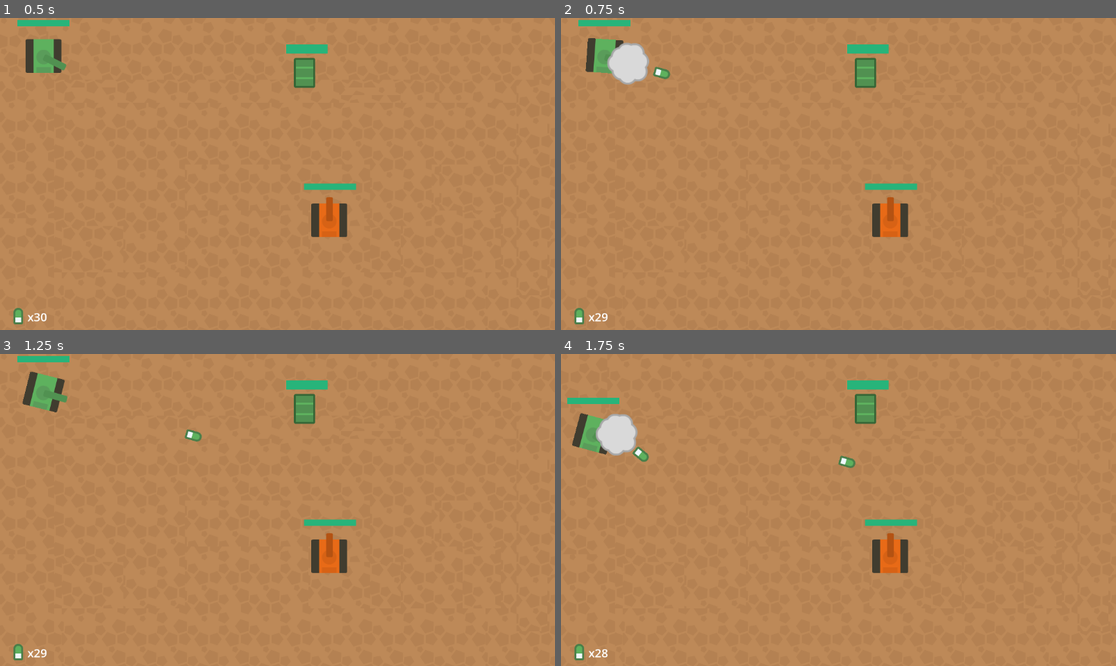
Above: before the commit, frames 1-4 (two rows, left to right).
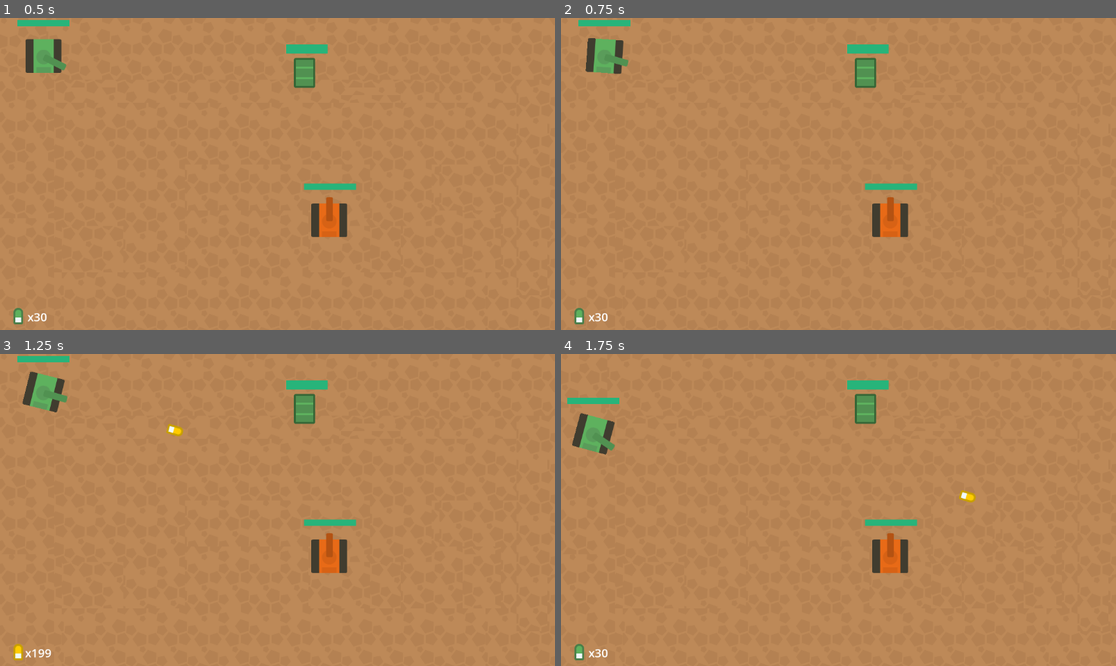
Above: after the commit, the same moments.

Repository: edumaxsantos/TankDownTank
Game: Godot game, scene res://game.tscn
The game is run twice, just before and just after one commit, with the same random seed, the same clock (stepped at 60 frames per second) and the same inputs.
Inputs (mouse positions are in pixels of both pictures, inside the frame that each line leads up to):
- Up to frame 1 (0.5 s): no input
- Up to frame 2 (0.75 s): tap Enter at 0.5 s; move the mouse to (960, 158) at 0.52 s; press the mouse at (960, 158) at 0.53 s; hold D (right) from 0.53 s (still down)
- Up to frame 3 (1.25 s): keep holding D (right); right-click (399, 494) at 0.8 s
- Up to frame 4 (1.75 s): move the mouse to (727, 525) at 1.27 s; release D (right) at 1.28 s; release the mouse at (727, 525) at 1.28 s; hold S (backward) from 1.28 s (still down); right-click (727, 525) at 1.35 s; click (727, 525) at 1.55 s

Frame 1 is identical in both runs. In frame 2, 0.9% of the frame differs, in the area x 6-20%, y 7-98%; in frame 3, 0.3%; in frame 4, 1.1%, in the area x 6-75%, y 19-98%.

Commit message:
Fix issue with selecting correct bullet and displaying sprite and ammo ammount

Diff:
--- a/cannon.gd
+++ b/cannon.gd
@@ -2,19 +2,35 @@
 class_name Cannon
 
 @export var speed: float = 200
+@export var health: Health
+
+@export_group("Ammo")
 @export var _ammo_manager: AmmoManager
-@export var health: Health
+@export var bullet_type: AmmoManager.Ammo
 
 @onready var _base: Sprite2D = %Base
 @onready var _barrel: Sprite2D = %Barrel
 @onready var _bullet_spawn_point: Node2D = %Barrel/BulletSpawnPoint
 @onready var _collision: CollisionShape2D = $CollisionShape2D
+@onready var _fire_timer: Timer = $FireTimer
+
+var _bullet: Bullet
+var _can_fire: bool
+
+func _ready() -> void:
+	_can_fire = false
+	_ammo_manager.add_ammo(AmmoManager.Ammo.Normal, 30)
+	_ammo_manager.add_ammo(AmmoManager.Ammo.Fast, 200)
+	_ammo_manager.selected_ammo = bullet_type
+	_bullet = _ammo_manager.get_bullet_instance()
+	_fire_timer.wait_time = _bullet.reload_rate
 
 func _physics_process(delta: float) -> void:
 	_handle_movement(delta)
 	_handle_rotation(delta)
 	_handle_mouse_rotation()
 	_handle_left_click()
+	_handle_right_click()
 
 func take_damage(damage: float) -> void:
 	health.take_damage(damage)
@@ -34,8 +50,6 @@
 	_base.rotate(rotation_val)
 	_collision.rotate(rotation_val)
 
-
-
 func _handle_movement(delta: float) -> void:
 	var direction = Vector2(sin(_base.rotation), -cos(_base.rotation))
 
@@ -52,14 +66,30 @@
 	_barrel.look_at(mouse_position)
 	_barrel.rotation += PI / 2
 
+func _handle_right_click() -> void:
+	if not Input.is_action_just_pressed("change_ammo"):
+		return
+
+	_ammo_manager.change_selected_ammo()
+
+	_bullet = _ammo_manager.get_bullet_instance()
+
+
 func _handle_left_click() -> void:
-	if not Input.is_action_just_pressed("shoot"):
+	if not Input.is_action_pressed("shoot"):
 		return
+
+	if not _can_fire: return
+
+	_can_fire = false
 
 	_handle_explosion()
 	_handle_bullet()
 
 func _handle_explosion() -> void:
+
+	if not _bullet.display_smoke: return
+
 	var explosion: AnimatedSprite2D = load("res://entities/bullet/explosion/explosion.tscn").instantiate()
 
 	explosion.global_position = _bullet_spawn_point.global_position
@@ -77,9 +107,13 @@
 	var mouse_position = get_viewport().get_mouse_position()
 	var direction = (mouse_position - _barrel.global_position).normalized()
 
+	var bullet = _bullet.duplicate()
 
-	var bullet: Bullet = load("res://entities/bullet/normal_bullet.tscn").instantiate()
 	bullet.direction = direction
 	bullet.spawn_position = _bullet_spawn_point.global_position
 	get_parent().add_child(bullet)
 	_ammo_manager.decrease_ammo()
+
+func _on_fire_timer_timeout() -> void:
+	_can_fire = true
+	_fire_timer.wait_time = _bullet.reload_rate
--- a/entities/bullet/bullet.gd
+++ b/entities/bullet/bullet.gd
@@ -6,13 +6,24 @@
 
 @export var speed: float = 400
 @export var damage: float
-@export var spawn_position: Vector2
-@export var direction: Vector2
+## how fast it is to reload and be allowed to shoot again.
+## the lower the number, the faster you can shoot.
+## Measured in seconds.
+@export var reload_rate: float
+@export var display_smoke: bool = true
+
+
+@onready var spawn_position: Vector2
+@onready var direction: Vector2
+@onready var sprite: Sprite2D = $Sprite2D
 
 func _ready() -> void:
 	top_level = true
 	global_position = spawn_position
 	rotation = direction.angle() + deg_to_rad(90)
+
+	if sprite == null:
+		push_error("missing sprite")
 
 
 func _physics_process(delta: float) -> void:
--- /dev/null
+++ b/entities/bullet/fast_bullet.tscn
@@ -0,0 +1,13 @@
+[gd_scene load_steps=3 format=3 uid="uid://5hueiaa53n2a"]
+
+[ext_resource type="PackedScene" uid="uid://wjkhhwy75evy" path="res://entities/bullet/bullet.tscn" id="1_377dd"]
+[ext_resource type="Texture2D" uid="uid://ji6dhll6p2nt" path="res://assets/bulletYellowSilver_outline.png" id="2_vhpvp"]
+
+[node name="FastBullet" instance=ExtResource("1_377dd")]
+speed = 1000.0
+damage = 15.0
+reload_rate = 0.25
+display_smoke = false
+
+[node name="Sprite2D" parent="." index="0"]
+texture = ExtResource("2_vhpvp")
--- a/entities/bullet/normal_bullet.tscn
+++ b/entities/bullet/normal_bullet.tscn
@@ -5,6 +5,7 @@
 
 [node name="NormalBullet" instance=ExtResource("1_cgin3")]
 damage = 75.0
+reload_rate = 1.0
 
 [node name="Sprite2D" parent="." index="0"]
 texture = ExtResource("2_howq7")
--- a/entities/cannon.tscn
+++ b/entities/cannon.tscn
@@ -43,3 +43,8 @@
 
 [node name="CollisionShape2D" type="CollisionShape2D" parent="."]
 shape = SubResource("RectangleShape2D_i0lw2")
+
+[node name="FireTimer" type="Timer" parent="."]
+autostart = true
+
+[connection signal="timeout" from="FireTimer" to="." method="_on_fire_timer_timeout"]
--- a/game.gd
+++ b/game.gd
@@ -1,3 +1,6 @@
 extends Node2D
 
 @onready var cannon: Cannon = $Cannon
+
+func _init() -> void:
+	Input.set_default_cursor_shape(Input.CURSOR_CROSS)
--- a/game.tscn
+++ b/game.tscn
@@ -35,11 +35,8 @@
 position = Vector2(684, 420)
 
 [node name="AmmoManager" parent="." instance=ExtResource("6_6idj8")]
-total_ammo = 30
 
 [node name="CanvasLayer" type="CanvasLayer" parent="."]
 
 [node name="Ammo" parent="CanvasLayer" node_paths=PackedStringArray("ammo_manager") instance=ExtResource("8_584ls")]
 ammo_manager = NodePath("../../AmmoManager")
-
-[connection signal="ammo_changed" from="AmmoManager" to="AmmoManager" method="_on_ammo_changed"]
--- a/layout/ammo.gd
+++ b/layout/ammo.gd
@@ -2,11 +2,13 @@
 class_name AmmoLayout
 
 @onready var label: Label = $Label
+@onready var texture_rect: TextureRect = $TextureRect
 @export var ammo_manager: AmmoManager
 
 func _ready() -> void:
 	ammo_manager.connect("ammo_changed", _on_ammo_changed)
 
 
-func _on_ammo_changed(current_ammo: int) -> void:
+func _on_ammo_changed(current_sprite: Sprite2D, current_ammo: int) -> void:
+	texture_rect.texture = current_sprite.texture
 	label.text = "x" + str(current_ammo)
--- a/manager/ammo_manager.gd
+++ b/manager/ammo_manager.gd
@@ -1,16 +1,57 @@
 extends Node2D
 class_name AmmoManager
 
-@export var total_ammo: int
+signal ammo_changed(current_sprite: Sprite2D, current_ammo: int)
 
-signal ammo_changed(current_ammo: int)
+enum Ammo {
+	Normal, Fast
+}
+
+@onready var selected_ammo: Ammo = Ammo.Normal:
+	get:
+		return selected_ammo
+	set(value):
+		selected_ammo = value
+		ammo_changed.emit(ammo_instances[value].instantiate().get_node("Sprite2D"), _get_selected_quantity())
+
+
+var _ammo = {}
+var ammo_instances = {
+	Ammo.Normal: preload("res://entities/bullet/normal_bullet.tscn"),
+	Ammo.Fast: preload("res://entities/bullet/fast_bullet.tscn")
+}
+
+func get_bullet_scene() -> PackedScene:
+	return ammo_instances[selected_ammo]
+
+func get_bullet_instance() -> Bullet:
+	return get_bullet_scene().instantiate()
+
+func _get_selected_quantity() -> int:
+	return get_quantity(selected_ammo)
+
+func get_quantity(ammo: Ammo) -> int:
+	return _ammo[ammo]
+
+func add_ammo(ammo: Ammo, quantity: int) -> void:
+	if _ammo.has(ammo):
+		_ammo[ammo] += quantity
+	else:
+		_ammo[ammo] = quantity
 
 func can_shoot() -> bool:
-	return total_ammo > 0
+	return _get_selected_quantity() > 0
 
 func decrease_ammo() -> void:
-	ammo_changed.emit(total_ammo - 1)
+	var instance = get_bullet_instance()
+	ammo_changed.emit(instance.get_node("Sprite2D"), _get_selected_quantity() - 1)
+
+func change_selected_ammo() -> void:
+	if selected_ammo == Ammo.Normal:
+		selected_ammo = Ammo.Fast
+	elif selected_ammo == Ammo.Fast:
+		selected_ammo = Ammo.Normal
 
 
-func _on_ammo_changed(update_total_ammo: int) -> void:
-	total_ammo = update_total_ammo
+func _on_ammo_changed(_current_sprite: Sprite2D, current_ammo: int) -> void:
+	_ammo[selected_ammo] = current_ammo
--- a/manager/ammo_manager.tscn
+++ b/manager/ammo_manager.tscn
@@ -4,3 +4,5 @@
 
 [node name="AmmoManager" type="Node2D"]
 script = ExtResource("1_y0f6m")
+
+[connection signal="ammo_changed" from="." to="." method="_on_ammo_changed"]
--- a/project.godot
+++ b/project.godot
@@ -53,6 +53,11 @@
 "events": [Object(InputEventMouseButton,"resource_local_to_scene":false,"resource_name":"","device":-1,"window_id":0,"a …(253 unchanged characters)…
 ]
 }
+change_ammo={
+"deadzone": 0.5,
+"events": [Object(InputEventMouseButton,"resource_local_to_scene":false,"resource_name":"","device":-1,"window_id":0,"alt_pressed":false,"shift_pressed":false,"ctrl_pressed":false,"meta_pressed":false,"button_mask":2,"position":Vector2(145, 15),"global_position":Vector2(154, 61),"factor":1.0,"button_index":2,"canceled":false,"pressed":true,"double_click":false,"script":null)
+]
+}
 
 [layer_names]
 
Binary file added: assets/bulletYellowSilver_outline.png
Not shown, added: assets/bulletYellowSilver_outline.png.import
Not shown, added: layout/amm140A.tmp
Not shown, added: layout/amm2774.tmp
